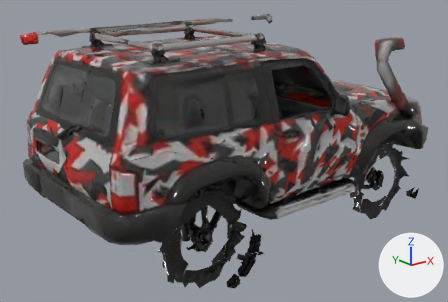
Before and after pictures for a commit that changed the glTF model veh/camo_patrol.glb.
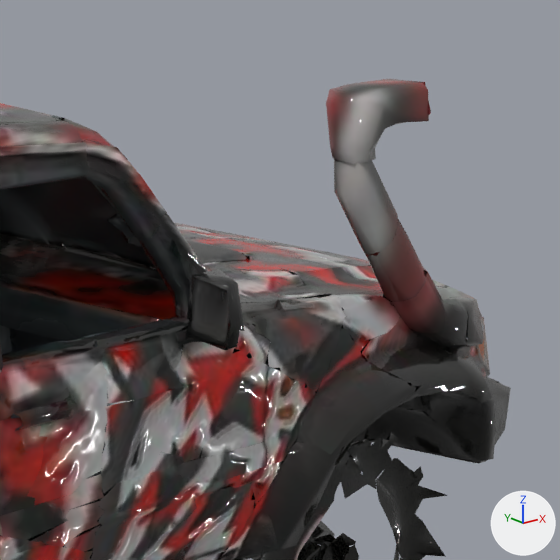
Each version is shown whole from a 50 mm camera at (-4.24, -4.86, 2.95) aimed at (-0.25, 0.12, 0.96), then close up on the part from 62% to 99% of the width and 5% to 59% of the height. The lights are fixed; the arrows at lower right show +X, +Y and +Z. The last two pictures show the newer version. Where no turn or scale is listed for an object, it has been applied to the vertices. Vertices at exactly the same position are counted once.

The first close-up shows 'V_BODY'.
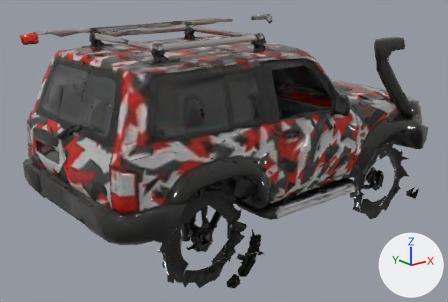
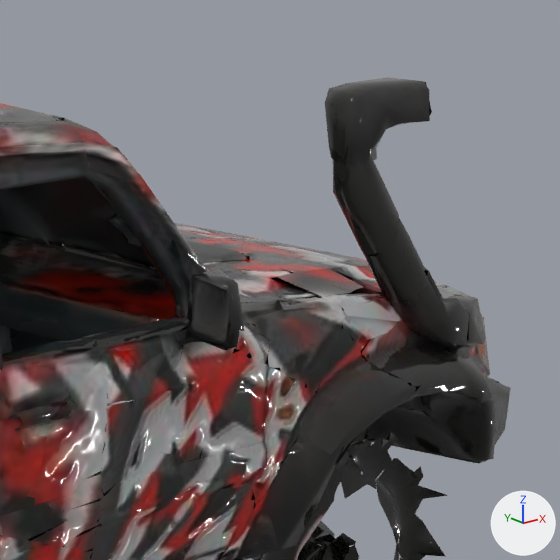
Edits to the scene script, one JSON object a line:
```json
{"op": "add", "block": "img_image_3", "code": ["img_image_3 = load_image('Image_3', '_unpacked/Image_3', 1024, 1024, 'sRGB')"]}
{"op": "add", "block": "mat_snorkel", "code": ["mat_snorkel = bpy.data.materials.new('snorkel')", "# uses the picture img_image_3", "# uses the picture img_orm_4fff55db_5f70_42b2_b95e_de125b3b2660"]}
{"block": "me_tripo_mesh_4fff55db_5f70_42b2_b95e_de125b3b2660", "where": "# used by ob_v_body; location = (0.0, 0.0, 0.0)"}
{"op": "remove", "block": "me_tripo_mesh_4fff55db_5f70_42b2_b95e_de125b3b2660", "code": "me_tripo_mesh_4fff55db_5f70_42b2_b95e_de125b3b2660.from_pydata(...)  # 19261 vertices, 20161 faces; spans x -2.2..2.2, y -1.12..1.12, z 0.01..2.32"}
{"op": "add", "block": "me_tripo_mesh_4fff55db_5f70_42b2_b95e_de125b3b2660", "code": "me_tripo_mesh_4fff55db_5f70_42b2_b95e_de125b3b2660.from_pydata(...)  # 19231 vertices, 20142 faces; spans x -2.2..2.2, y -1.12..1.12, z 0.01..2.32"}
{"block": "me_tripo_mesh_4fff55db_5f70_42b2_b95e_de125b3b2660", "change": "me_tripo_mesh_4fff55db_5f70_42b2_b95e_de125b3b2660 part 1: the loose piece of 44 vertices spanning x 1.08..1.41, y -0.88..-0.68, z 1.9..2.13 is deleted"}
{"block": "me_tripo_mesh_4fff55db_5f70_42b2_b95e_de125b3b2660", "change": "me_tripo_mesh_4fff55db_5f70_42b2_b95e_de125b3b2660 part 2: the loose piece of 41 vertices spanning x 1.1..1.32, y -0.89..-0.72, z 1.6..1.91 is deleted"}
{"block": "me_tripo_mesh_4fff55db_5f70_42b2_b95e_de125b3b2660", "change": "me_tripo_mesh_4fff55db_5f70_42b2_b95e_de125b3b2660 part 3"}
{"block": "me_tripo_mesh_4fff55db_5f70_42b2_b95e_de125b3b2660", "change": "52 vertices are removed from x 1.22..1.78, y -0.95..-0.82, z 1.34..1.72"}
{"block": "me_tripo_mesh_4fff55db_5f70_42b2_b95e_de125b3b2660", "change": "105 faces are deleted"}
{"block": "me_tripo_mesh_4fff55db_5f70_42b2_b95e_de125b3b2660", "change": "40 vertices move from x 1.23..1.74, y -0.91..-0.75, z 1.37..1.74 to x 1.22..1.75, y -0.86..-0.73, z 1.37..1.47"}
{"block": "me_tripo_mesh_4fff55db_5f70_42b2_b95e_de125b3b2660", "change": "122 vertices are added at x 1.03..1.78, y -0.93..-0.57, z 1.32..1.52"}
{"block": "me_tripo_mesh_4fff55db_5f70_42b2_b95e_de125b3b2660", "change": "204 new faces join them"}
{"block": "me_tripo_mesh_4fff55db_5f70_42b2_b95e_de125b3b2660", "change": "other edits to the shape of me_tripo_mesh_4fff55db_5f70_42b2_b95e_de125b3b2660 do not show in these pictures"}
{"op": "add", "block": "me_snorkel", "code": ["me_snorkel = bpy.data.meshes.new('snorkel')", "me_snorkel.from_pydata(...)  # 219 vertices, 248 faces; spans x 1.072..1.858, y -0.958..-0.679, z 1.247..2.13", "me_snorkel.materials.append(mat_snorkel)"]}
{"op": "add", "block": "ob_v_snorkel", "code": ["ob_v_snorkel = bpy.data.objects.new('V_SNORKEL', me_snorkel)", "ob_v_snorkel.location = (0.0, 0.0, 0.0)"]}
```

Where the change shows, as pixel boxes (x1, y1, x2, y2) in the close-ups (560 x 560 px):
```json
{"object": "V_BODY", "change": "reshaped", "before": [0, 79, 511, 560], "after": [0, 103, 511, 560]}
{"object": "V_SNORKEL", "change": "added", "after": [325, 77, 485, 346]}
{"part": 1, "of": "me_tripo_mesh_4fff55db_5f70_42b2_b95e_de125b3b2660", "change": "deleted", "before": [326, 79, 429, 164]}
{"part": 2, "of": "me_tripo_mesh_4fff55db_5f70_42b2_b95e_de125b3b2660", "change": "deleted", "before": [334, 159, 398, 255]}
{"part": 3, "of": "me_tripo_mesh_4fff55db_5f70_42b2_b95e_de125b3b2660", "change": "built on", "before": [325, 219, 484, 345], "after": [271, 266, 483, 343]}
```
